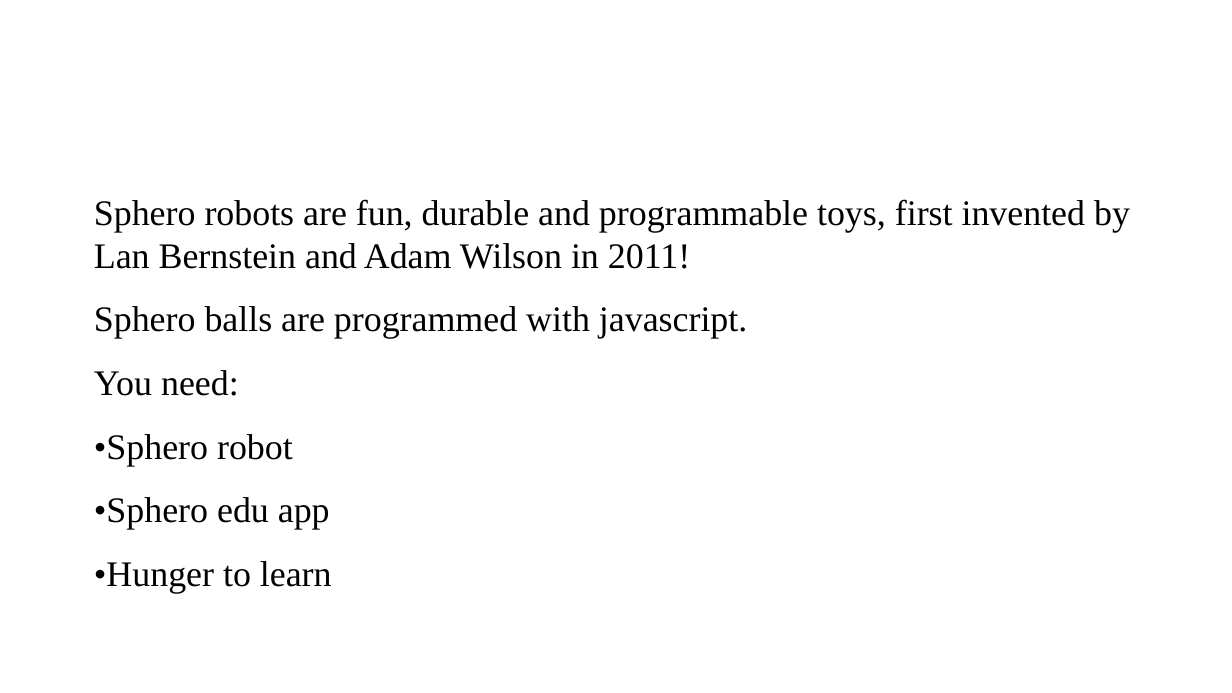
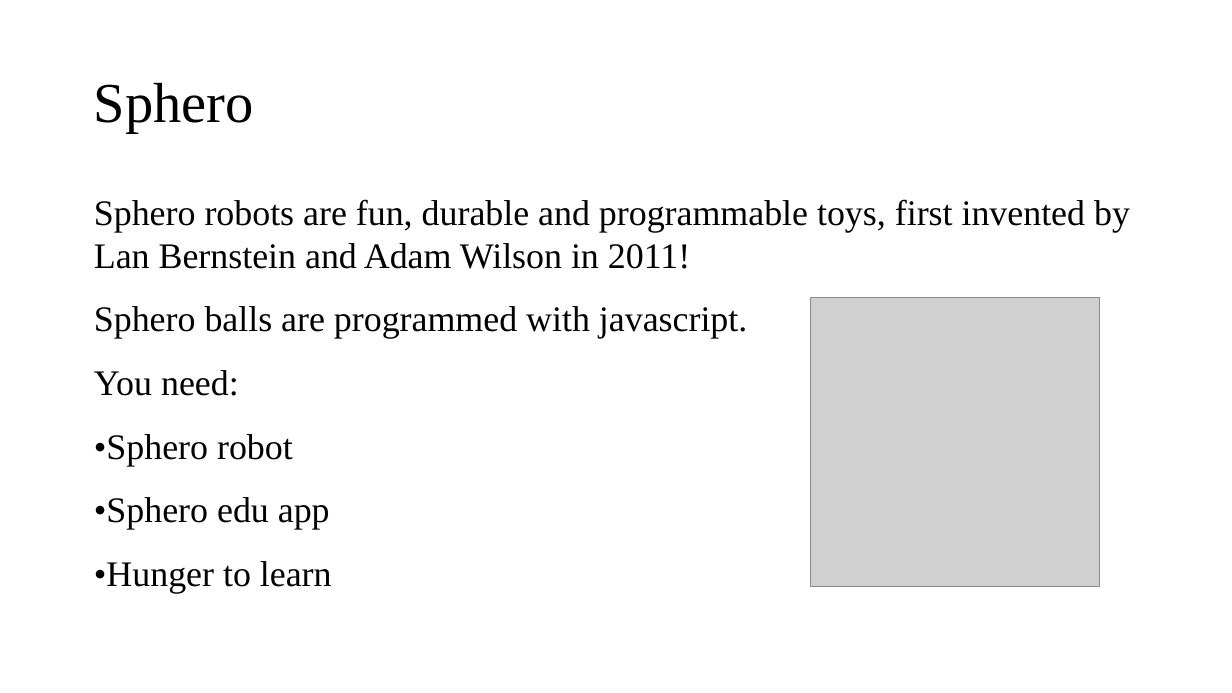
Before and after one commit to lohithabhethalam/sphero, a slide deck: slide 5 of await and async with sphero.pptx. Drawn at 1232x693 pixels with LibreOffice and Linux fonts; fonts in the diff are those of the drawing; grey boxes stand for pictures. Boxes give left, top, right and bottom in pixels: in the first picture for what was removed or moved away, otherwise in the second. Text is boxed around its words. In the diff, an @@ line names an element or a change of style, - is before the commit and + after.

Commit message:
changes in presentation

```diff
--- a/await and async with sphero.pptx
+++ b/await and async with sphero.pptx
@@ title added at (94,82,254,133), 44 pt, text #000000 @@
+Sphero
@@ picture added at (811,298,1099,586) @@
```
Also in this commit, not shown: 5 slides added.
